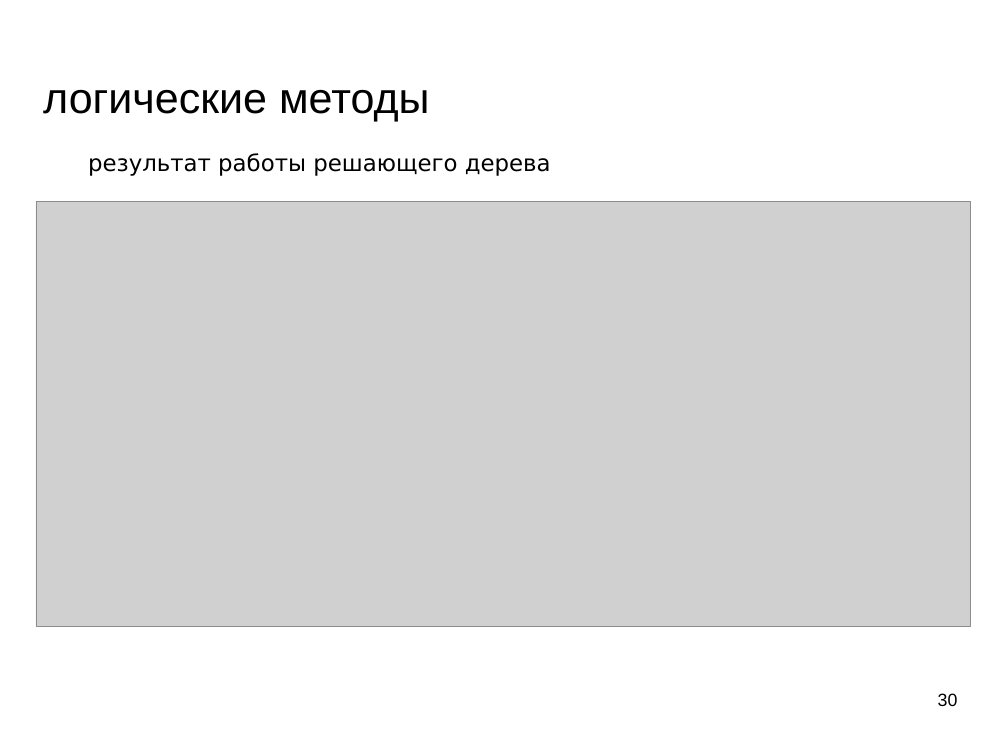
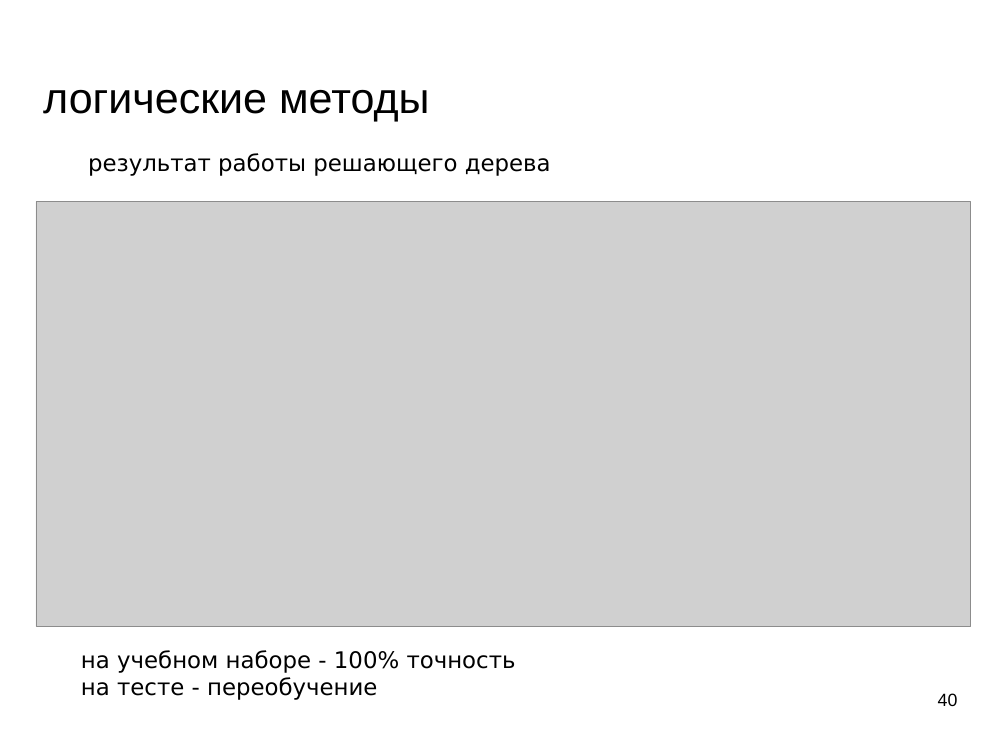
Before and after one commit to mechanoid5/ml_lectorium_legacy, a slide deck: slide 40 of 08-logical.odp (slide 30 before the commit). Drawn at 1008x756 pixels with LibreOffice and Linux fonts; fonts in the diff are those of the drawing; grey boxes stand for pictures; background and template pictures are left out. Boxes give left, top, right and bottom in pixels: in the first picture for what was removed or moved away, otherwise in the second. Text is boxed around its words. In the diff, an @@ line names an element or a change of style, - is before the commit and + after.

```diff
--- a/08-logical.odp
+++ b/08-logical.odp
@@ text added at [81,650,516,700], 18 pt, text #000000 @@
+на учебном наборе - 100% точность
+на тесте - переобучение
@@ page number at [938,693,958,706]: text changed @@
-30
+40
```
Also in this commit, not shown: 7 other slides changed, 15 slides added, 1 slide removed.
